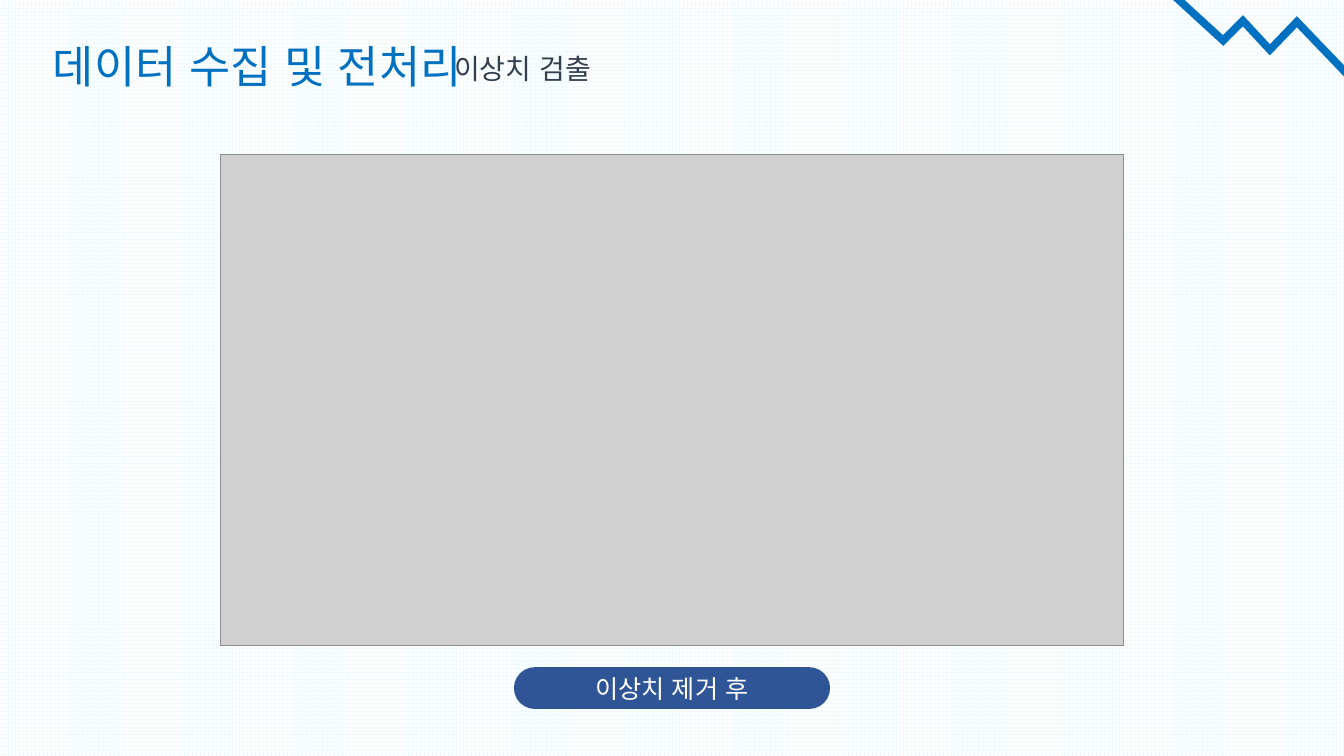
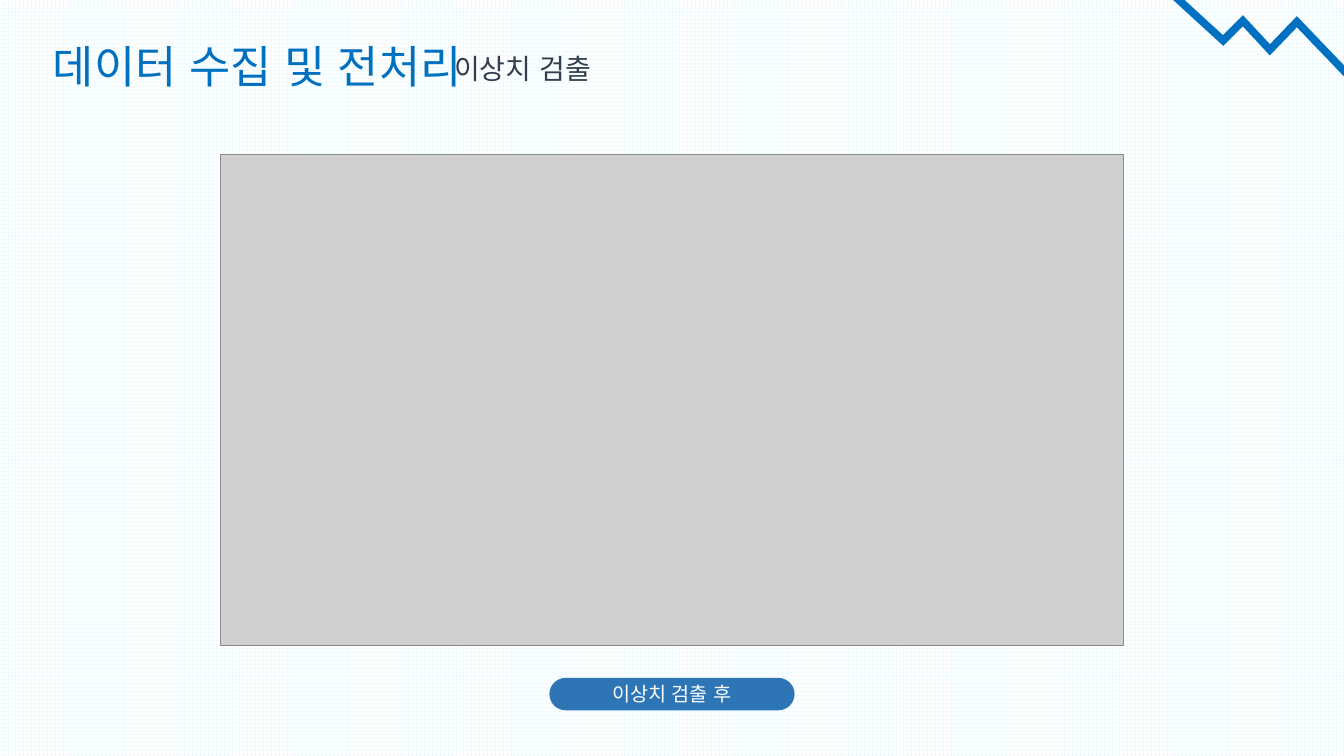
Before and after one commit to tooha289/TeamFightTactics, a slide deck: slide 7 of document/데이터 분석(시각화)/TFT 게임 전 서버 Top10 플레이어 매치 데이터 분석.pptx (slide 8 before the commit). Drawn at 1344x756 pixels with LibreOffice and Linux fonts; fonts in the diff are those of the drawing; grey boxes stand for pictures. Boxes give left, top, right and bottom in pixels: in the first picture for what was removed or moved away, otherwise in the second. Text is boxed around its words. In the diff, an @@ line names an element or a change of style, - is before the commit and + after.

```diff
--- a/document/데이터 분석(시각화)/TFT 게임 전 서버 Top10 플레이어 매치 데이터 분석.pptx
+++ b/document/데이터 분석(시각화)/TFT 게임 전 서버 Top10 플레이어 매치 데이터 분석.pptx
@@ rounded rectangle "이상치 검출 후": place and size @@
-rounded rectangle "이상치 검출 후" at [514, 667, 831, 709]
+rounded rectangle "이상치 검출 후" at [549, 678, 795, 710]
@@ rounded rectangle "이상치 검출 후" at [549, 678, 795, 710]: fill #2F5597 to #2E75B6 @@
@@ text in rounded rectangle at [612, 684, 732, 703]: text changed; size 18 to 14 pt @@
-이상치 제거 후
+이상치 검출 후
```
Also in this commit, not shown: 19 other slides changed, 3 slides added, 2 slides removed, 2 other files.
